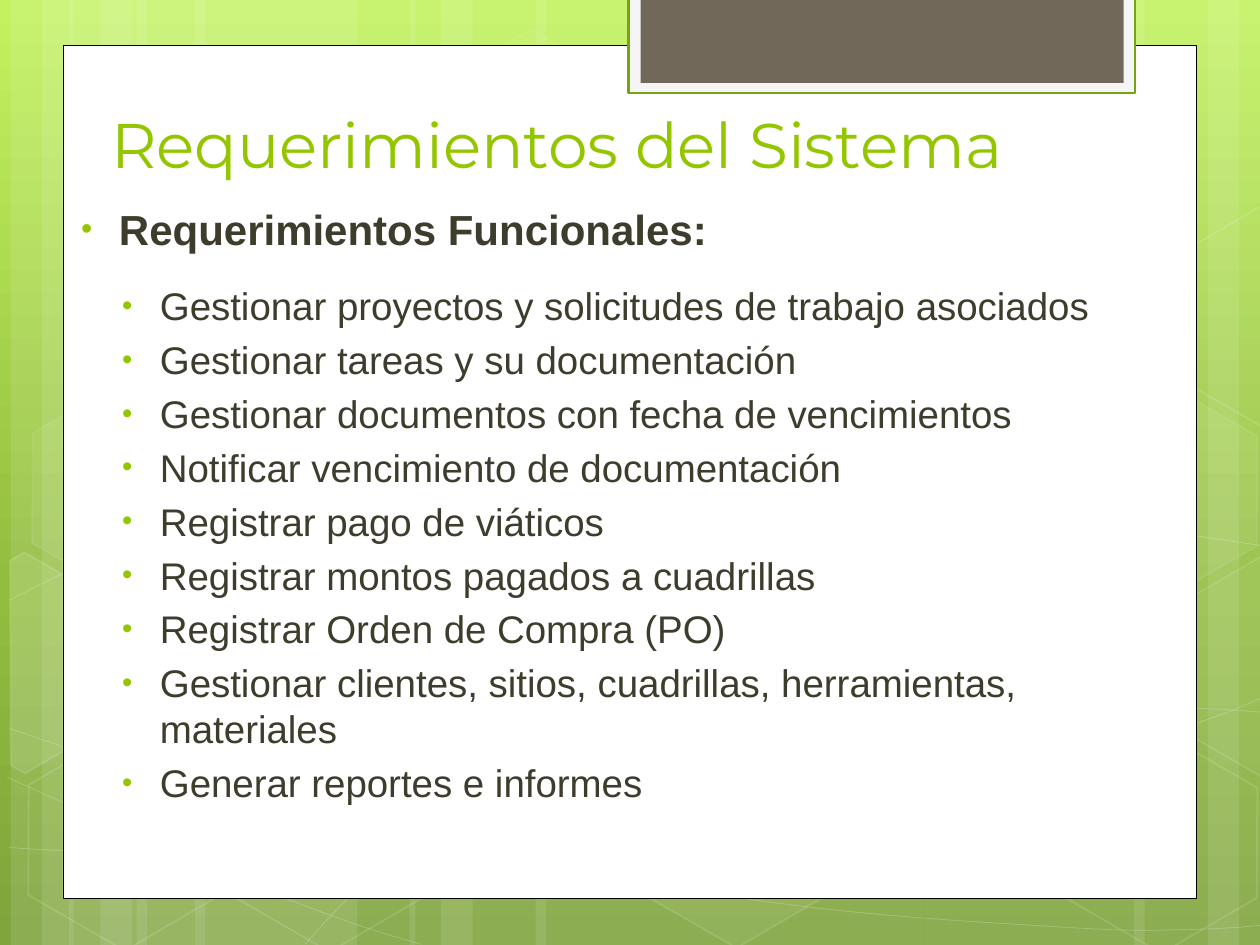
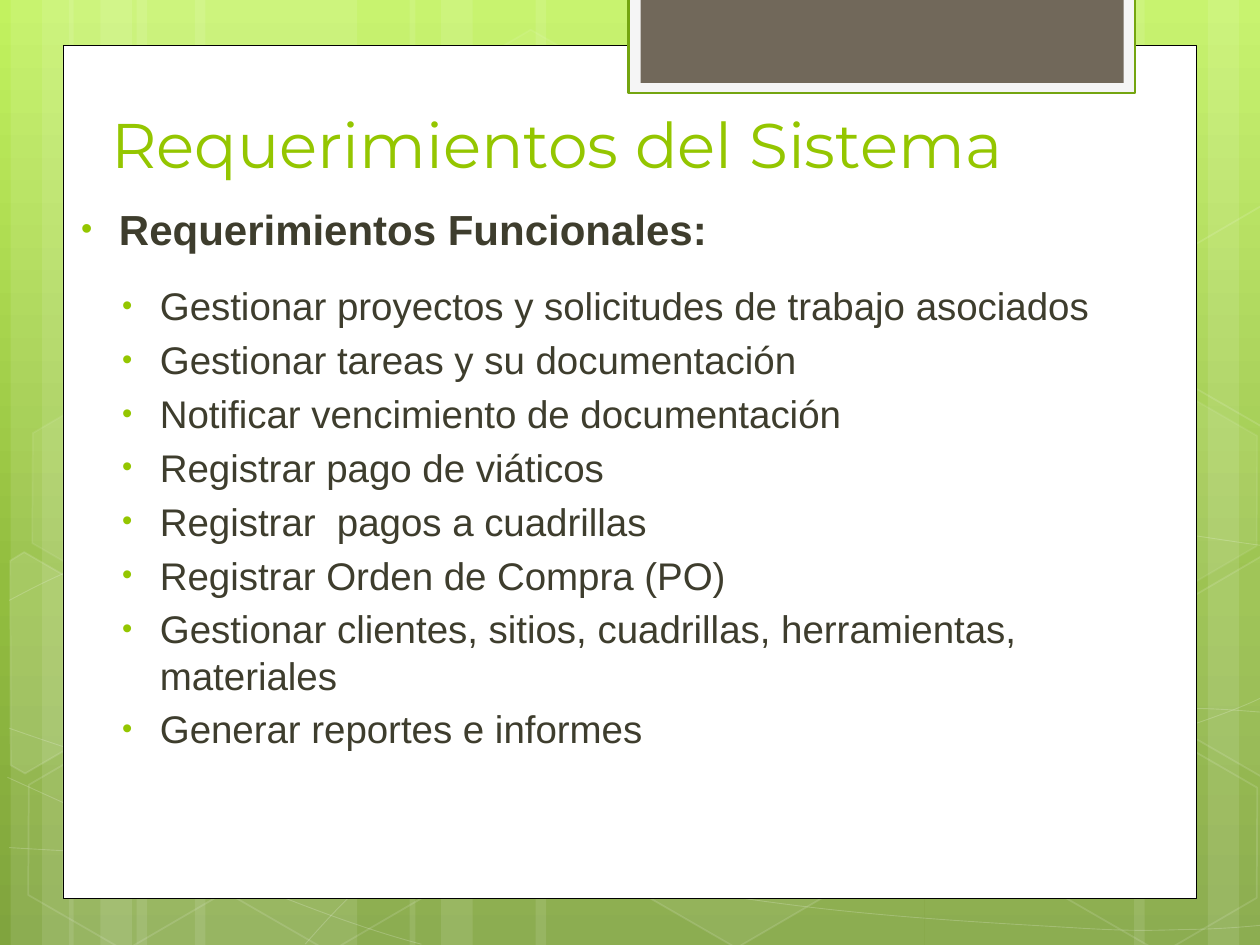
Before and after one commit to ptissera/habilitacion-profesional-2012-4k4, a slide deck: slide 9 of Documentacion/Proyecto/Presentacion Final/Exposicion Final.pptx. Drawn at 1260x945 pixels with LibreOffice and Linux fonts; fonts in the diff are those of the drawing. Boxes give left, top, right and bottom in pixels: in the first picture for what was removed or moved away, otherwise in the second. Text is boxed around its words. In the diff, an @@ line names an element or a change of style, - is before the commit and + after.

```diff
--- a/Documentacion/Proyecto/Presentacion Final/Exposicion Final.pptx
+++ b/Documentacion/Proyecto/Presentacion Final/Exposicion Final.pptx
@@ text at [160, 400, 1012, 429]: paragraph removed @@
-  • Gestionar documentos con fecha de vencimientos
@@ text at [160, 508, 646, 543]: text changed @@
-  • Registrar montos pagados a cuadrillas
+  • Registrar pagos a cuadrillas
```
Also in this commit, not shown: 3 other slides changed, 1 other file.
